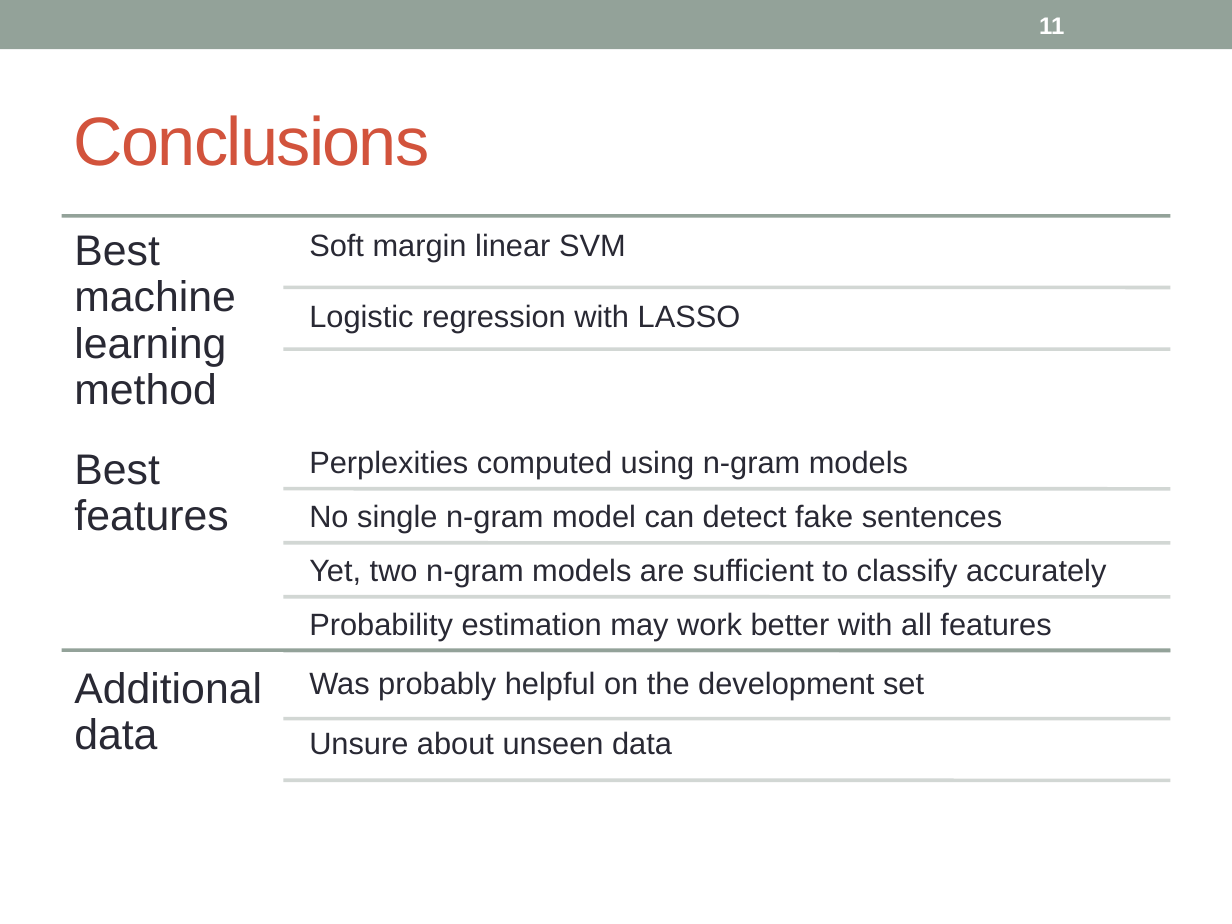
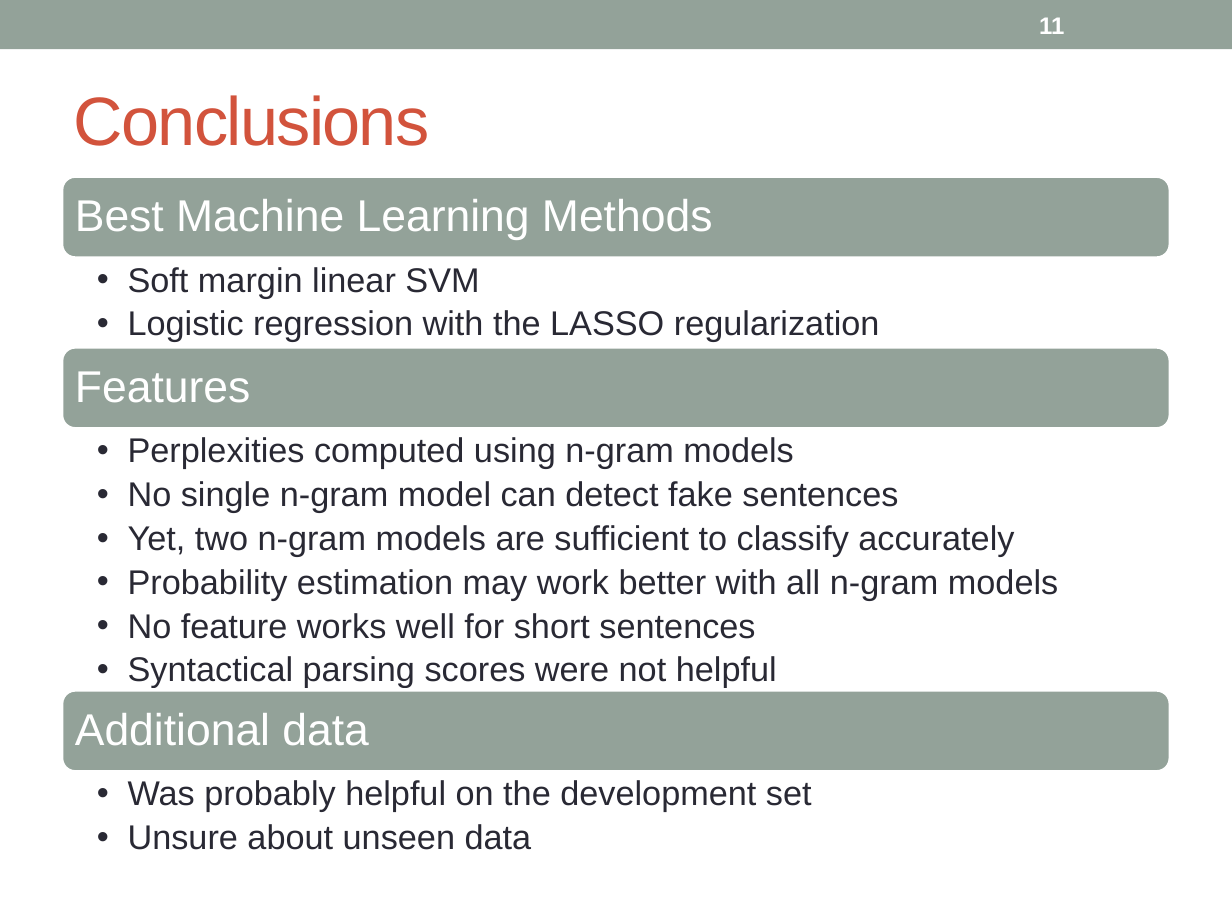
Before and after one commit to hunterhector/LangStats12Spring, a slide deck: slide 11 of Slides/11761-slides.pptx. Drawn at 1232x924 pixels with LibreOffice and Linux fonts; fonts in the diff are those of the drawing; background and template pictures are left out. Boxes give left, top, right and bottom in pixels: in the first picture for what was removed or moved away, otherwise in the second. Text is boxed around its words. In the diff, an @@ line names an element or a change of style, - is before the commit and + after.

```diff
--- a/Slides/11761-slides.pptx
+++ b/Slides/11761-slides.pptx
@@ title "Conclusions": place and size @@
-title "Conclusions" at (74, 115, 430, 166)
+title "Conclusions" at (74, 95, 430, 146)
@@ text "Best Machine Learning Methods" at (75, 199, 713, 240): vertical alignment top to middle @@
@@ text at (75, 199, 713, 240): text changed; size 25 to 26 pt; text colour #292934 to #FFFFFF @@
-Best machine learning method
+Best Machine Learning Methods
@@ text "Soft margin linear SVM": place and size @@
-text "Soft margin linear SVM" at (309, 233, 626, 262)
+text "Soft margin linear SVM" at (128, 267, 880, 342)
@@ text at (128, 267, 479, 298): size 18 to 20 pt in "Soft margin linear SVM"; bullet none to ••; list level 1 to 2 in "Soft margin linear SVM" @@
@@ text at (128, 310, 880, 342): paragraph added @@
+  •• Logistic regression with the LASSO regularization
@@ text "Features" at (75, 371, 251, 403): vertical alignment top to middle @@
@@ text at (75, 371, 251, 403): text changed; size 25 to 26 pt; text colour #292934 to #FFFFFF @@
-Best features
+Features
@@ text "Additional data": place and size @@
-text "Additional data" at (74, 672, 262, 750)
+text "Additional data" at (75, 713, 369, 746)
@@ text "Additional data" at (75, 713, 369, 746): size 25 to 26 pt, text colour #292934 to #FFFFFF; vertical alignment top to middle @@
@@ group added at (62, 176, 1170, 772): 3 rounded rectangles, 1 text @@
+  •• Perplexities computed using n-gram models
+  •• No single n-gram model can detect fake sentences
+  •• Yet, two n-gram models are sufficient to classify accurately
+  •• Probability estimation may work better with all n-gram models
+  •• No feature works well for short sentences
+  •• Syntactical parsing scores were not helpful
@@ text "Was probably helpful on the ...": place and size @@
-text "Was probably helpful on the ..." at (309, 671, 924, 700)
+text "Was probably helpful on the ..." at (128, 780, 812, 850)
@@ text at (128, 780, 812, 812): size 18 to 20 pt in "Was probably helpful on the development set"; bullet none to ••; list level 1 to 2 in "Was probably helpful on the ..." @@
@@ group removed at (62, 216, 1170, 780): 10 lines, 6 texts @@
-Logistic regression with LASSO
-Perplexities computed using n-gram models
-No single n-gram model can detect fake sentences
-Yet, two n-gram models are sufficient to classify accurately
-Probability estimation may work better with all features
-Unsure about unseen data
@@ text at (128, 824, 532, 850): paragraph added @@
+  •• Unsure about unseen data
```
Also in this commit, not shown: 8 other slides changed, 3 other files.
